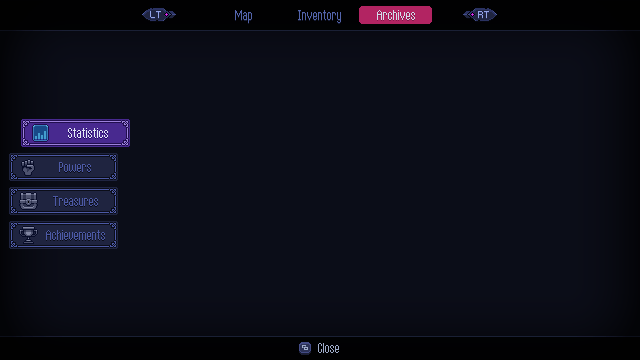
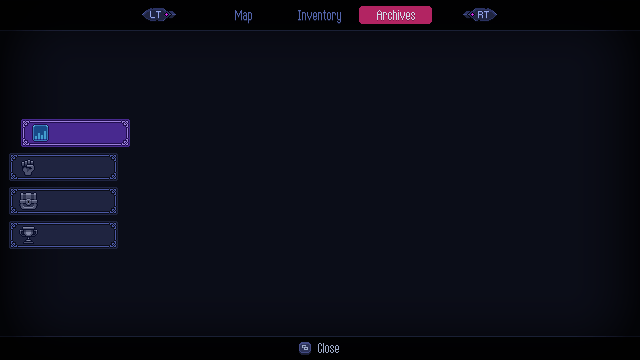
Layered file, before and after one edit (640 x 360). Changes by layer:
painted on "menu_statistics" over [46, 128, 108, 241]
